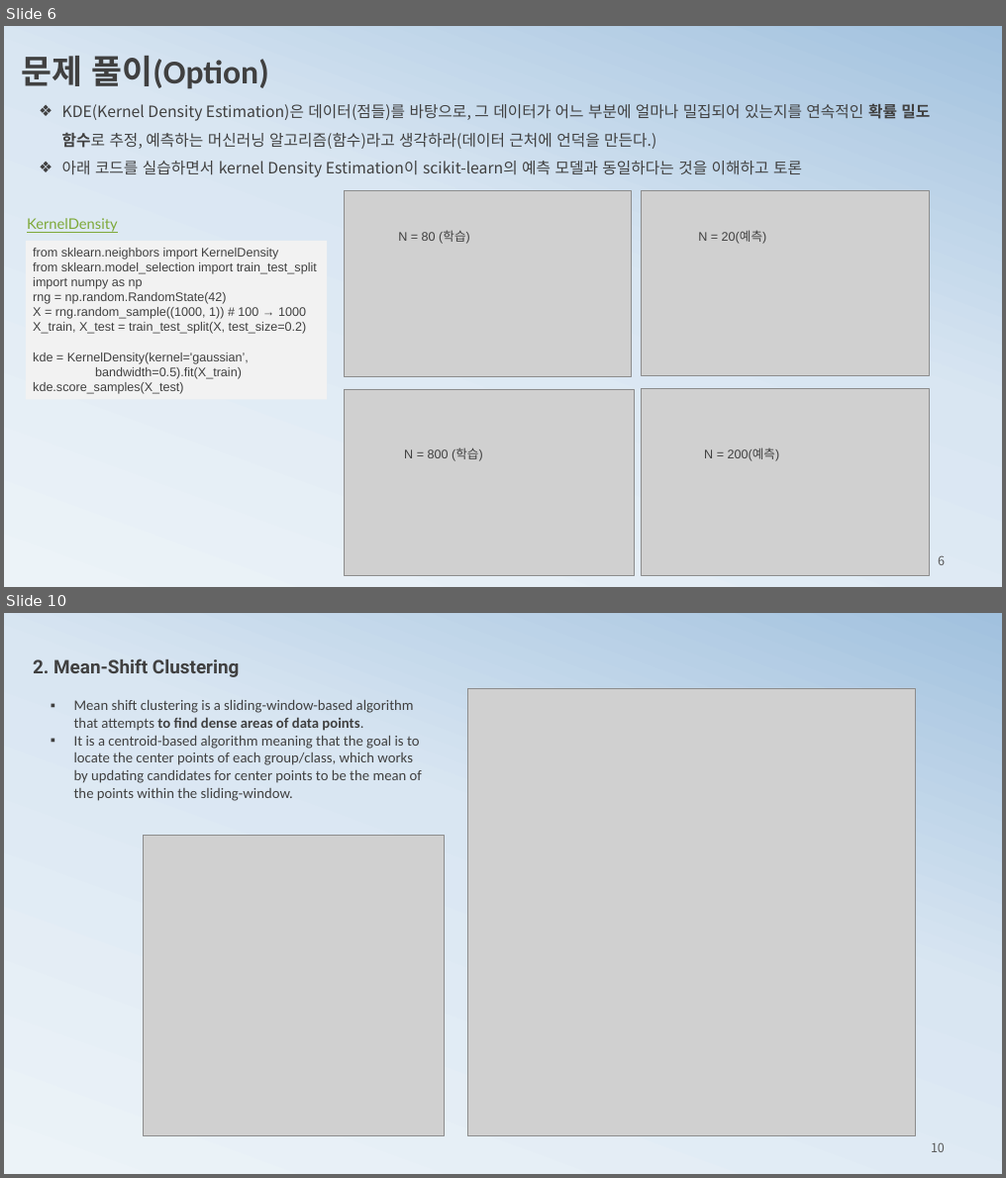
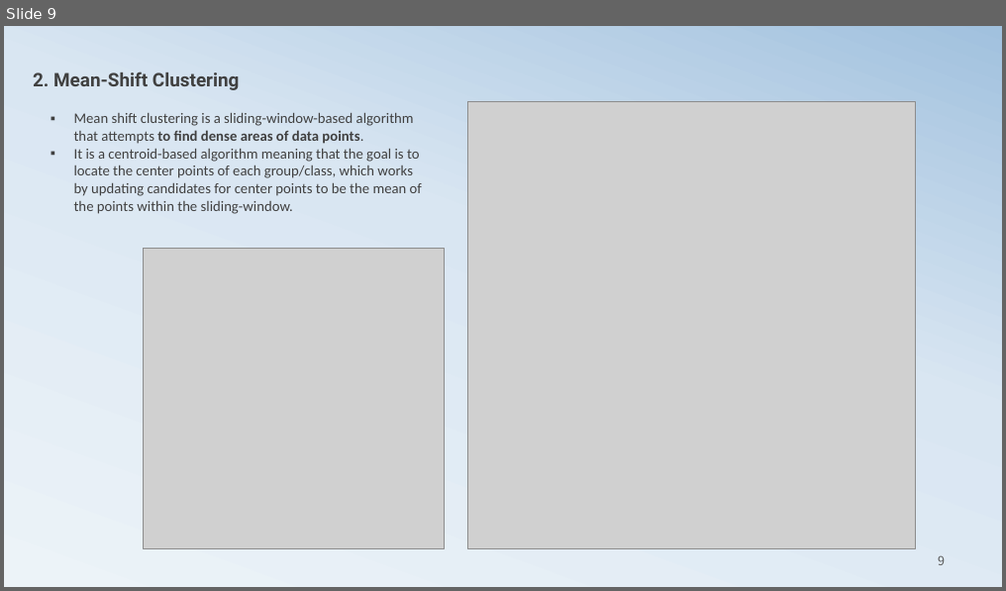
Before and after one commit to ancestor9/mathematics-for-machine-learning, a slide deck: 2_histogram2probability.pptx. Shown one above the other, each under a label of ours: slides 6 and 10 before the commit, slide 9 after it; the slides between them are not shown. The pictures are 1006x1178 and 1006x591 pixels, drawn with LibreOffice and Linux fonts; fonts in the diff are those of the drawing; grey boxes stand for pictures. Boxes give left, top, right and bottom in pixels: in the first picture for what was removed or moved away, otherwise in the second. Text is boxed around its words. In the diff, an @@ line names an element or a change of style, - is before the commit and + after.

```diff
--- a/2_histogram2probability.pptx
+++ b/2_histogram2probability.pptx
@@ slide 6 removed at bbox=[4, 26, 1002, 587], background gradient #ECF3F8 to #D9E6F2 to #A1C1DE @@
@@ text removed at bbox=[21, 56, 268, 89] @@
-문제 풀이(Option)
@@ text removed at bbox=[62, 104, 930, 177] @@
-❖ KDE(Kernel Density Estimation)은 데이터(점들)를 바탕으로, 그 데이터가 어느 부분에 얼마나 밀집되어 있는지를 연속적인 확률 밀도 함수로 추정, 예측하는 머신러닝 알고리즘(함수)라고 생각하라(데이터 근처에 언덕을 만든다.)
-❖ 아래 코드를 실습하면서 kernel Density Estimation이 scikit-learn의 예측 모델과 동일하다는 것을 이해하고 토론
@@ picture removed at bbox=[344, 190, 632, 377] @@
@@ picture removed at bbox=[642, 190, 929, 377] @@
@@ text removed at bbox=[27, 218, 118, 233] @@
-KernelDensity
@@ text removed at bbox=[398, 231, 470, 244] @@
-N = 80 (학습)
@@ text removed at bbox=[698, 231, 767, 244] @@
-N = 20(예측)
@@ rectangle removed at bbox=[26, 241, 328, 399] @@
-from sklearn.neighbors import KernelDensity
-from sklearn.model_selection import train_test_split
-import numpy as np
-rng = np.random.RandomState(42)
-X = rng.random_sample((1000, 1)) # 100 → 1000
-X_train, X_test = train_test_split(X, test_size=0.2)
-kde = KernelDensity(kernel='gaussian’,
-bandwidth=0.5).fit(X_train)
-kde.score_samples(X_test)
@@ picture removed at bbox=[344, 389, 635, 576] @@
@@ picture removed at bbox=[642, 389, 929, 576] @@
@@ text removed at bbox=[404, 449, 483, 462] @@
-N = 800 (학습)
@@ text removed at bbox=[704, 449, 780, 462] @@
-N = 200(예측)
@@ page number removed at bbox=[938, 556, 944, 566] @@
-6
@@ what was slide 10 is now slide 9 @@
@@ page number at bbox=[938, 556, 944, 566]: text changed @@
-10
+9
```
Also in this commit, not shown: 15 slides changed, 5 slides added, 2 other slides removed.
